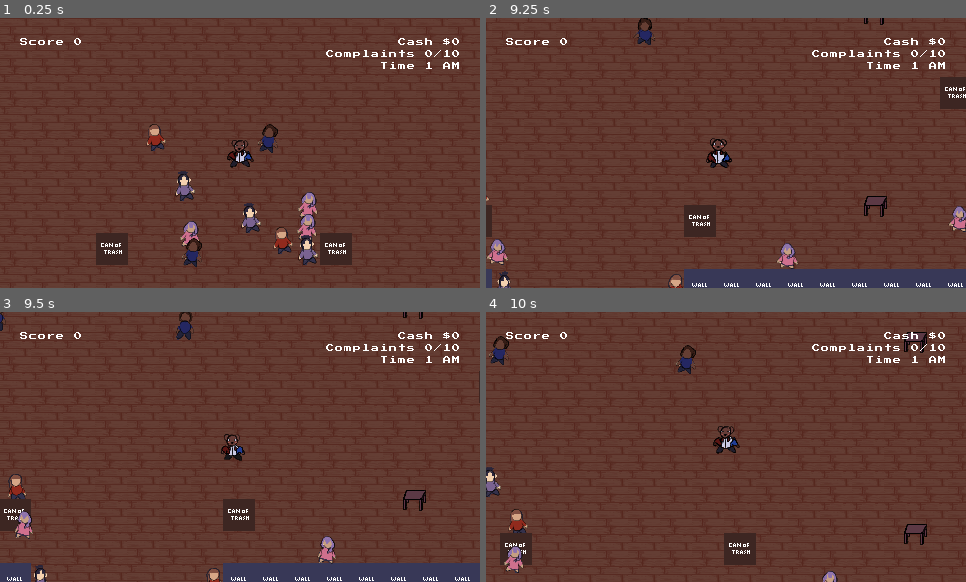
Above: before the commit, frames 1-4 (two rows, left to right).
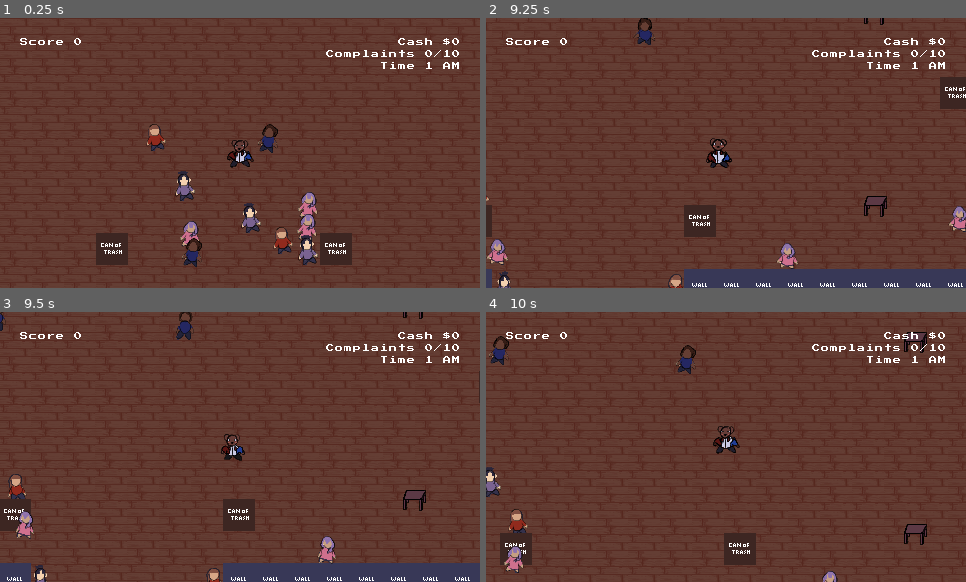
Above: after the commit, the same moments.

Repository: silentcoder99/LD46
Game: Godot game, scene res://scenes/Main.tscn
The game is run twice, just before and just after one commit, with the same random seed, the same clock (stepped at 60 frames per second) and the same inputs.
Inputs:
- Up to frame 1 (0.25 s): no input
- Up to frame 2 (9.25 s): hold Right (ui_right) 0.53-1.28 s; hold Space (shoo) 0.53-1.28 s; hold Down (ui_down) 1.28-2.03 s; tap E (dance) at 1.35, 5.85 s; tap Space (shoo) at 1.55, 2.85, 3.8, 4.35, 6.05, 7.35, 8.3, 8.85 s; hold Right (ui_right) 2.03-2.78 s; hold Space (shoo) 2.03-2.78 s; hold Up (ui_up) 2.78-3.53 s; hold E (dance) 3.53-4.28 s; hold Left (ui_left) 3.53-5.03 s; hold Down (ui_down) 5.03-5.78 s; hold Space (shoo) 5.03-5.78 s; hold Right (ui_right) 5.78-6.53 s; hold Up (ui_up) 6.53-7.28 s; hold Space (shoo) 6.53-7.28 s; hold Right (ui_right) 7.28-8.03 s; hold Down (ui_down) 8.03-8.78 s; hold E (dance) 8.03-8.78 s; hold Left (ui_left) from 8.78 s (still down)
- Up to frame 3 (9.5 s): keep holding Left (ui_left)
- Up to frame 4 (10 s): release Left (ui_left) at 9.53 s; hold Up (ui_up) from 9.53 s (still down); hold Space (shoo) from 9.53 s (still down)

Frames 1-2 are identical in both runs. In frame 3, 0.2% of the frame differs, in the area x 3-8%, y 73-85%; in frame 4, nothing differs.

Commit message:
Add guidance arrows

Diff:
--- /dev/null
+++ b/scenes/Arrow.tscn
@@ -0,0 +1,9 @@
+[gd_scene load_steps=3 format=2]
+
+[ext_resource path="res://sprites/UI/arrow.png" type="Texture" id=1]
+[ext_resource path="res://scripts/Arrow.gd" type="Script" id=2]
+
+[node name="Arrow" type="Sprite"]
+position = Vector2( 0, -0.5 )
+texture = ExtResource( 1 )
+script = ExtResource( 2 )
--- a/scenes/Partier.tscn
+++ b/scenes/Partier.tscn
@@ -72,6 +72,7 @@
 
 [node name="Partier" type="RigidBody2D" groups=[
 "partier",
+"animated",
 ]]
 collision_layer = 3
 mode = 2
--- a/scenes/Player.tscn
+++ b/scenes/Player.tscn
@@ -1,16 +1,17 @@
-[gd_scene load_steps=18 format=2]
+[gd_scene load_steps=19 format=2]
 
 [ext_resource path="res://scripts/Player.gd" type="Script" id=1]
-[ext_resource path="res://sounds/shoo8.wav" type="AudioStream" id=2]
-[ext_resource path="res://sprites/dj bear/idle/bear1.png" type="Texture" id=3]
-[ext_resource path="res://sprites/dj bear/dancing/dj1.png" type="Texture" id=4]
-[ext_resource path="res://sprites/dj bear/dancing/dj2.png" type="Texture" id=5]
-[ext_resource path="res://sprites/dj bear/dancing/dj3.png" type="Texture" id=6]
-[ext_resource path="res://sprites/dj bear/dancing/dj4.png" type="Texture" id=7]
-[ext_resource path="res://sprites/dj bear/idle/bear2.png" type="Texture" id=8]
-[ext_resource path="res://sprites/dj bear/idle/bear3.png" type="Texture" id=9]
-[ext_resource path="res://sprites/dj bear/idle/bear4.png" type="Texture" id=10]
-[ext_resource path="res://sounds/coin1.wav" type="AudioStream" id=11]
+[ext_resource path="res://scenes/Arrow.tscn" type="PackedScene" id=2]
+[ext_resource path="res://sounds/shoo8.wav" type="AudioStream" id=3]
+[ext_resource path="res://sprites/dj bear/idle/bear1.png" type="Texture" id=4]
+[ext_resource path="res://sprites/dj bear/dancing/dj1.png" type="Texture" id=5]
+[ext_resource path="res://sprites/dj bear/dancing/dj2.png" type="Texture" id=6]
+[ext_resource path="res://sprites/dj bear/dancing/dj3.png" type="Texture" id=7]
+[ext_resource path="res://sprites/dj bear/dancing/dj4.png" type="Texture" id=8]
+[ext_resource path="res://sprites/dj bear/idle/bear2.png" type="Texture" id=9]
+[ext_resource path="res://sprites/dj bear/idle/bear3.png" type="Texture" id=10]
+[ext_resource path="res://sprites/dj bear/idle/bear4.png" type="Texture" id=11]
+[ext_resource path="res://sounds/coin1.wav" type="AudioStream" id=12]
 
 [sub_resource type="PhysicsMaterial" id=1]
 friction = 0.0
@@ -75,6 +76,7 @@
 
 [node name="Player" type="RigidBody2D" groups=[
 "player",
+"animated",
 ]]
 mode = 2
 physics_material_override = SubResource( 1 )
@@ -82,16 +84,17 @@
 linear_damp = 50.0
 script = ExtResource( 1 )
 speed = 500
+Arrow = ExtResource( 2 )
 
 [node name="ShooAnimator" type="AnimationPlayer" parent="."]
 anims/shoo = SubResource( 6 )
 
 [node name="ShooSound" type="AudioStreamPlayer" parent="."]
-stream = ExtResource( 2 )
+stream = ExtResource( 3 )
 volume_db = -8.0
 
 [node name="Sprite" type="Sprite" parent="."]
-texture = ExtResource( 3 )
+texture = ExtResource( 4 )
 
 [node name="AnimationPlayer" type="AnimationPlayer" parent="."]
 autoplay = "idle"
--- a/scenes/TrashCan.tscn
+++ b/scenes/TrashCan.tscn
@@ -60,7 +60,9 @@
 border_width_bottom = 1
 border_color = Color( 0, 0.815686, 0.00392157, 1 )
 
-[node name="TrashCan" type="StaticBody2D"]
+[node name="TrashCan" type="StaticBody2D" groups=[
+"animated",
+]]
 script = ExtResource( 1 )
 trash_can_texture = ExtResource( 2 )
 fire_texture = ExtResource( 3 )
--- /dev/null
+++ b/scripts/Arrow.gd
@@ -0,0 +1,22 @@
+extends Sprite
+
+var fire
+var radius = 60
+
+var min_fade_distance = 60
+var max_fade_distance = 80
+
+func _process(delta):
+	print("hi")
+	position = Vector2()
+	look_at(fire.position)
+	position = transform.x * radius
+
+	if fire.repairing:
+		queue_free()
+
+	var distance_to_fire = get_global_position().distance_to(fire.get_global_position())
+	if distance_to_fire <= max_fade_distance:
+		modulate.a = (distance_to_fire - min_fade_distance) / (max_fade_distance - min_fade_distance)
+	else:
+		modulate.a = 1
--- a/scripts/Player.gd
+++ b/scripts/Player.gd
@@ -1,6 +1,7 @@
 extends RigidBody2D
 
 export var speed = 1000
+export (PackedScene) var Arrow
 
 var nearby_partiers = 0
 var boundary = 285
@@ -10,6 +11,11 @@
 
 var complaints = 0
 var score = 0
+
+func add_arrow(fire):
+	var arrow = Arrow.instance()
+	arrow.fire = fire
+	add_child(arrow)
 
 func play_tip_sound():
 	if not $TipSound.playing:
@@ -42,6 +48,15 @@
 	$AnimationPlayer.seek(time, true)
 
 func _input(event):
+	#Stop dancing if player attempts to move
+	if event.is_action_pressed("ui_up") or \
+			event.is_action_pressed("ui_down") or \
+			event.is_action_pressed("ui_left") or \
+			event.is_action_pressed("ui_right"):
+		if dancing:
+			dancing = false
+			stop_dancing()
+
 	if event.is_action_pressed("dance"):
 		dancing = !dancing
 
--- a/scripts/TrashCan.gd
+++ b/scripts/TrashCan.gd
@@ -12,6 +12,7 @@
 var ready_to_combust = false
 var ready_to_extinguish = false
 var on_fire = false
+var repairing = false
 
 var player
 
@@ -28,8 +29,10 @@
 	on_fire = true
 	$FireSprite.show()
 	$DisasterSound.play()
+	player.add_arrow(self)
 
 func repair():
+	repairing = true
 	$RepairTimer.start()
 	$RepairBar.show()
 
@@ -44,6 +47,7 @@
 	$RepairBar.hide()
 
 	on_fire = false
+	repairing = false
 	$FireSprite.hide()
 	$ResolvedSound.play()
 
Not shown: 3 places in scenes/Player.tscn that only renumber resources
Not shown, added: sounds/repair1.wav.import
Binary file added: sprites/UI/arrow.aseprite
Binary file added: sprites/UI/arrow.png
Not shown, added: sprites/UI/arrow.png.import
Not shown, added: sounds/repair1.wav
